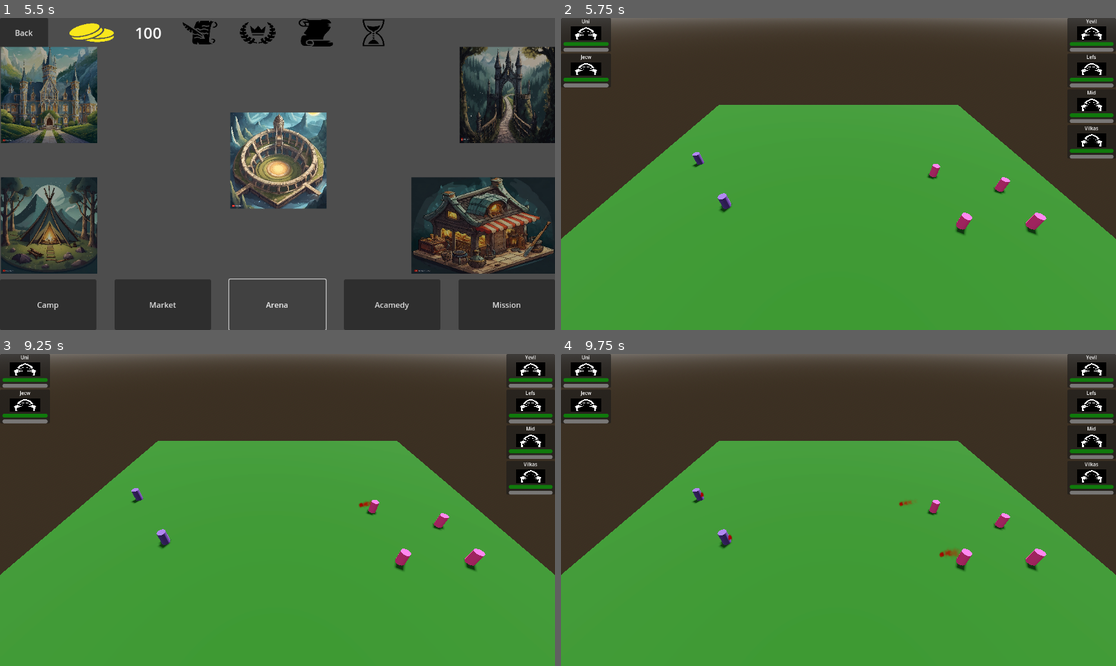
Above: before the commit, frames 1-4 (two rows, left to right).
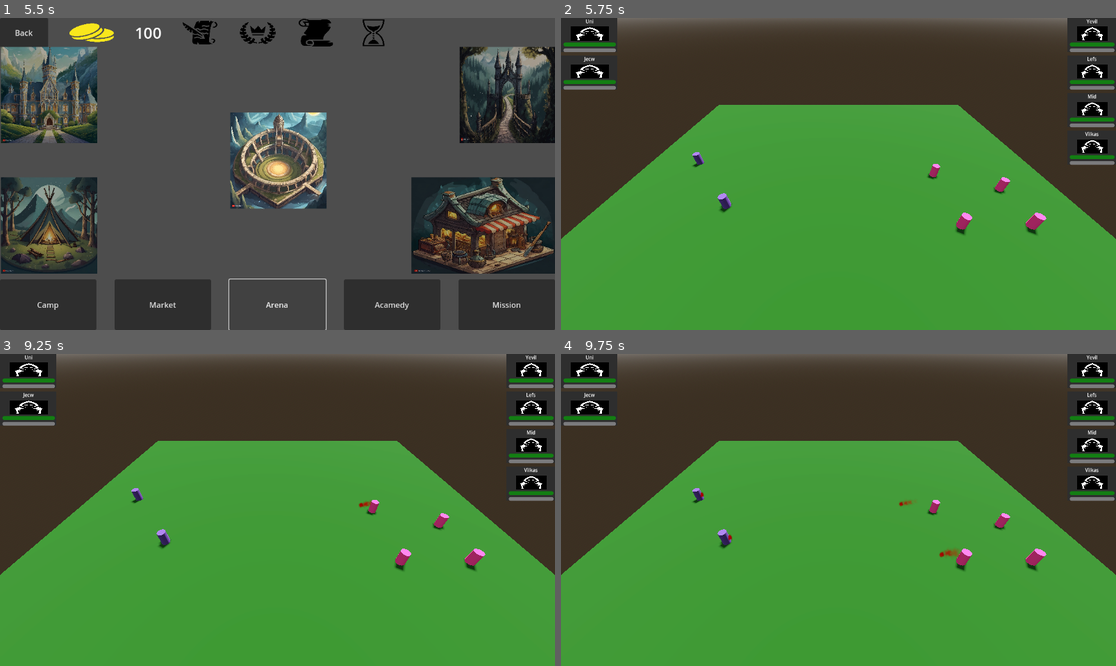
Above: after the commit, the same moments.

Repository: ualisars/ManagementPrototype
Game: Godot game, scene res://Interface/General/player_interface.tscn
Same seed, same stepped clock (60 frames per second), same inputs: the game is played once before the commit and once after it.
Inputs (mouse positions are in pixels of both pictures, inside the frame that each line leads up to):
- Up to frame 1 (5.5 s): click "Camp" at 0.5 s; move the mouse to (61, 117) at 1.27 s; press the mouse at (61, 117) at 1.28 s; tap Enter at 2 s; move the mouse to (255, 33) at 2.02 s; release the mouse at (255, 33) at 2.03 s; click (255, 33) at 2.1 s; click "Back" at 2.75 s; click "Back" at 3.5 s; click "Market" at 4.25 s; click "Arena" at 5 s
- Up to frame 2 (5.75 s): no input
- Up to frame 3 (9.25 s): move the mouse to (333, 441) at 5.77 s; press the mouse at (333, 441) at 5.78 s; tap Space at 6.5, 8 s; move the mouse to (249, 572) at 6.52 s; release the mouse at (249, 572) at 6.53 s; click (249, 572) at 6.6 s; tap Enter at 7.25, 8.75 s; move the mouse to (444, 556) at 7.27 s; press the mouse at (444, 556) at 7.28 s; move the mouse to (111, 463) at 8.02 s; release the mouse at (111, 463) at 8.03 s; click (111, 463) at 8.1 s; move the mouse to (305, 510) at 8.77 s; press the mouse at (305, 510) at 8.78 s
- Up to frame 4 (9.75 s): tap Space at 9.5 s; move the mouse to (755, 432) at 9.52 s; release the mouse at (755, 432) at 9.53 s; click (755, 432) at 9.6 s

Frame 1 is identical in both runs. In frame 2, 2.4% of the frame differs, in the area x 0-100%, y 0-47%; in frame 3, 2.4%; in frame 4, 2.4%.

Commit message:
add damage indicator

Diff:
--- a/Interface/Arena/arena_sidebar.tscn
+++ b/Interface/Arena/arena_sidebar.tscn
@@ -15,8 +15,9 @@
 layout_mode = 1
 anchors_preset = 9
 anchor_bottom = 1.0
-offset_right = 104.0
+offset_right = 117.0
 grow_vertical = 2
+theme_override_constants/separation = 8
 
 [node name="RightSidebarContainer" type="VBoxContainer" parent="."]
 layout_mode = 1
@@ -28,3 +29,4 @@
 offset_bottom = -87.0
 grow_horizontal = 0
 grow_vertical = 2
+theme_override_constants/separation = 8
--- a/Interface/Arena/character_fight_info.gd
+++ b/Interface/Arena/character_fight_info.gd
@@ -4,9 +4,14 @@
 @onready var concentration_bar = $InfoContainer/BarMarginContainer/BarContainer/ConcentrationBar
 @onready var character_name_label = $InfoContainer/CharacterNameLabel
 
+@onready var background = $Background
+@onready var timer = $Timer
 
 var red: Color = Color.RED
 var green: Color = Color.GREEN
+
+var default_background_color: Color = Color("5c5c5c")
+var receive_damage_color: Color = Color("f34f57")
 
 var character_id: int
 
@@ -21,6 +26,7 @@
 		health_bar.value = current_health
 		var color = red.lerp(green, float(current_health) / float(max_health))
 		health_bar.modulate = color
+		set_damage_timeout()
 
 var max_concentration: int:
 	set(new_concentration):
@@ -51,6 +57,8 @@
 	Messenger.CHARACTER_PENETRATED.connect(on_character_penetrated)
 	Messenger.CONCENTRATION_DESCREASED.connect(on_concentration_decreased)
 
+	background.modulate = default_background_color
+
 func on_character_penetrated(character: Node3D) -> void:
 	if character_id == character.id:
 		current_health = character.health
@@ -58,3 +66,13 @@
 func on_concentration_decreased(character: Character3D) -> void:
 	if character_id == character.id:
 		current_concentration = character.concentration
+
+
+func set_damage_timeout():
+	background.modulate = receive_damage_color
+	timer.start(0.5)
+
+
+func _on_timer_timeout():
+	background.modulate = default_background_color
+	timer.stop()
--- a/Interface/Arena/character_fight_info.tscn
+++ b/Interface/Arena/character_fight_info.tscn
@@ -1,22 +1,36 @@
-[gd_scene load_steps=4 format=3 uid="uid://clh8yxc6r4yph"]
+[gd_scene load_steps=5 format=3 uid="uid://clh8yxc6r4yph"]
 
 [ext_resource type="Script" path="res://Interface/Arena/character_fight_info.gd" id="1_kcvsn"]
 [ext_resource type="Texture2D" uid="uid://curv6qkdp78d3" path="res://Images/cultist.svg" id="2_cxgag"]
+[ext_resource type="Texture2D" uid="uid://bddm7rsjtikb4" path="res://Images/grey.png" id="2_ta6uh"]
 
 [sub_resource type="LabelSettings" id="LabelSettings_dh38o"]
 font_size = 10
 
 [node name="CharacterFightInfo" type="Panel"]
 custom_minimum_size = Vector2(70, 70)
-offset_right = 94.0
-offset_bottom = 77.0
+offset_right = 91.0
+offset_bottom = 72.0
 script = ExtResource("1_kcvsn")
+
+[node name="Background" type="TextureRect" parent="."]
+modulate = Color(0.565044, 0.26093, 0.0895842, 1)
+layout_mode = 1
+anchors_preset = 15
+anchor_right = 1.0
+anchor_bottom = 1.0
+grow_horizontal = 2
+grow_vertical = 2
+texture = ExtResource("2_ta6uh")
+expand_mode = 1
 
 [node name="InfoContainer" type="VBoxContainer" parent="."]
 layout_mode = 1
 anchors_preset = 15
 anchor_right = 1.0
 anchor_bottom = 1.0
+offset_right = 2.0
+offset_bottom = 1.0
 grow_horizontal = 2
 grow_vertical = 2
 
@@ -65,3 +79,7 @@
 step = 1.0
 value = 100.0
 show_percentage = false
+
+[node name="Timer" type="Timer" parent="."]
+
+[connection signal="timeout" from="Timer" to="." method="_on_timer_timeout"]
